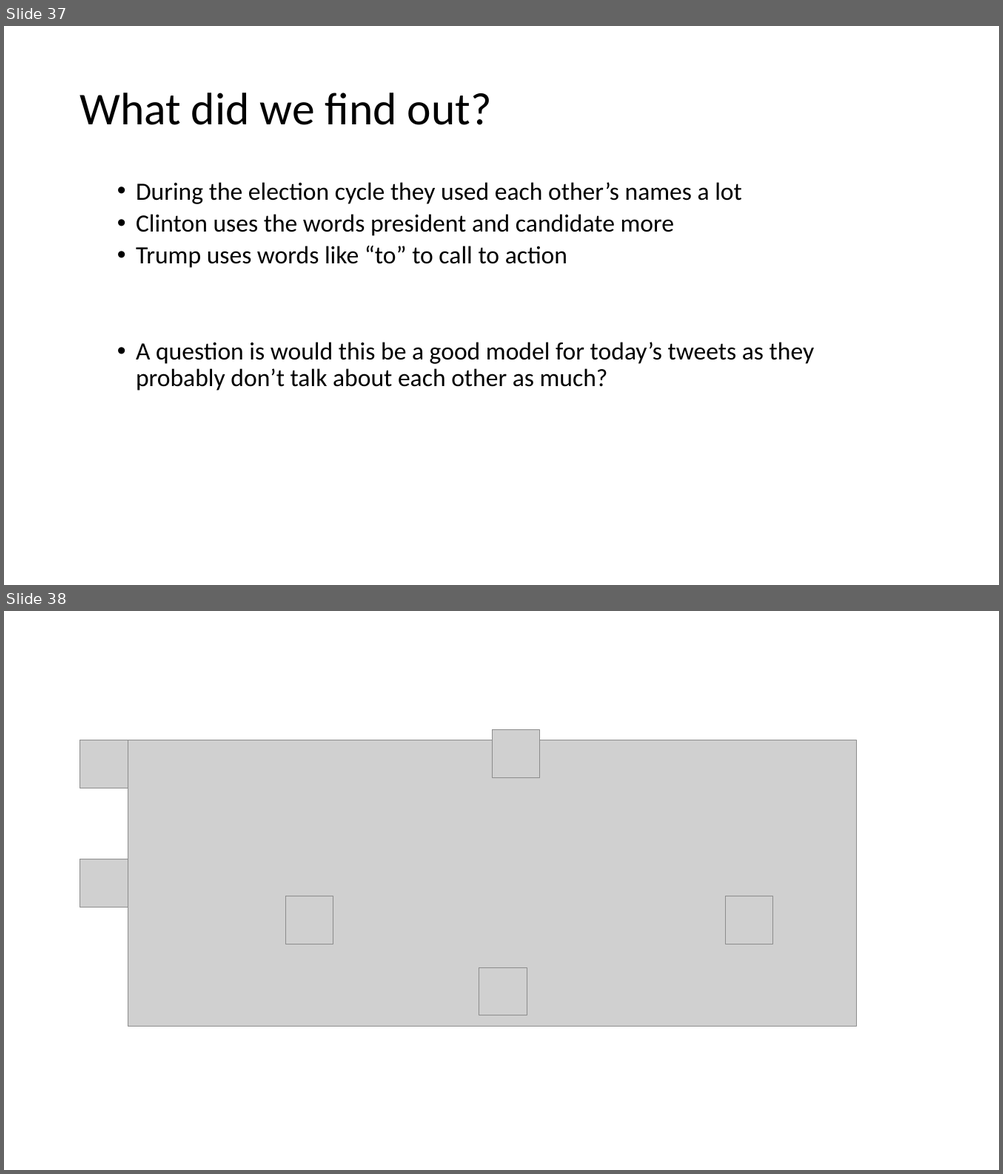
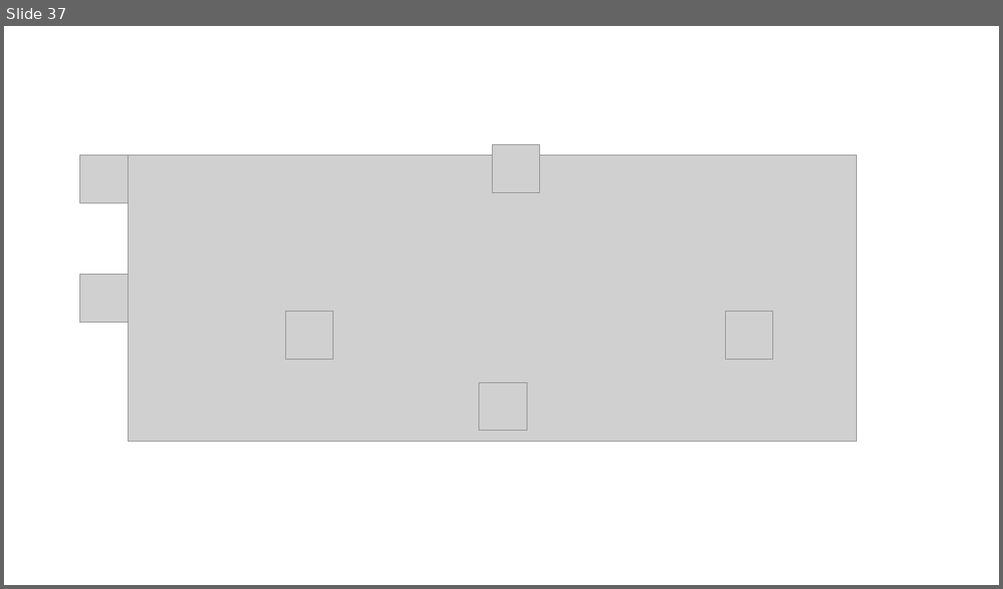
Before and after one commit to MeyerGrace/eRum_2018_prep, a slide deck: eRumWorkshop.pptx. Shown one above the other, each under a label of ours: slides 37 and 38 before the commit, slide 37 after it. The pictures are 1003x1174 and 1003x589 pixels, drawn with LibreOffice and Linux fonts; fonts in the diff are those of the drawing; grey boxes stand for pictures; background and template pictures are left out. Boxes give left, top, right and bottom in pixels: in the first picture for what was removed or moved away, otherwise in the second. Text is boxed around its words. In the diff, an @@ line names an element or a change of style, - is before the commit and + after.

```diff
--- a/eRumWorkshop.pptx
+++ b/eRumWorkshop.pptx
@@ slide 37 removed at box(4, 26, 999, 585), background #FFFFFF @@
@@ title removed at box(79, 93, 492, 125) @@
-What did we find out?
@@ text removed at box(136, 182, 814, 391) @@
-  • During the election cycle they used each other’s names a lot
-  • Clinton uses the words president and candidate more
-  • Trump uses words like “to” to call to action
-  • A question is would this be a good model for today’s tweets as they probably don’t talk about each other as much?
@@ what was slide 38 is now slide 37 @@
```
Also in this commit, not shown: 9 slides changed, 2 other slides removed.
